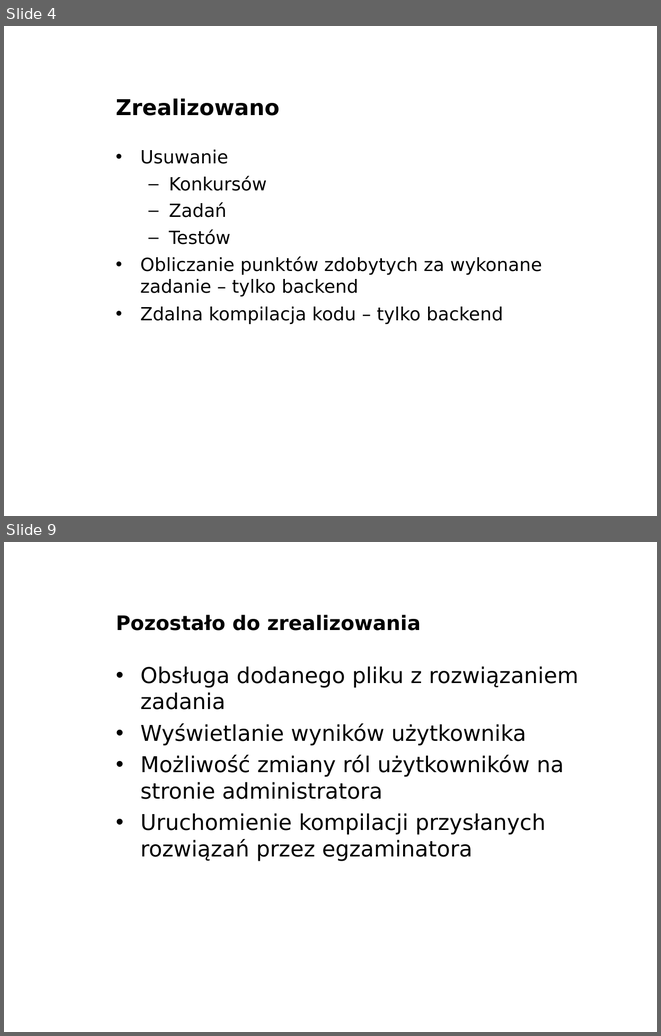
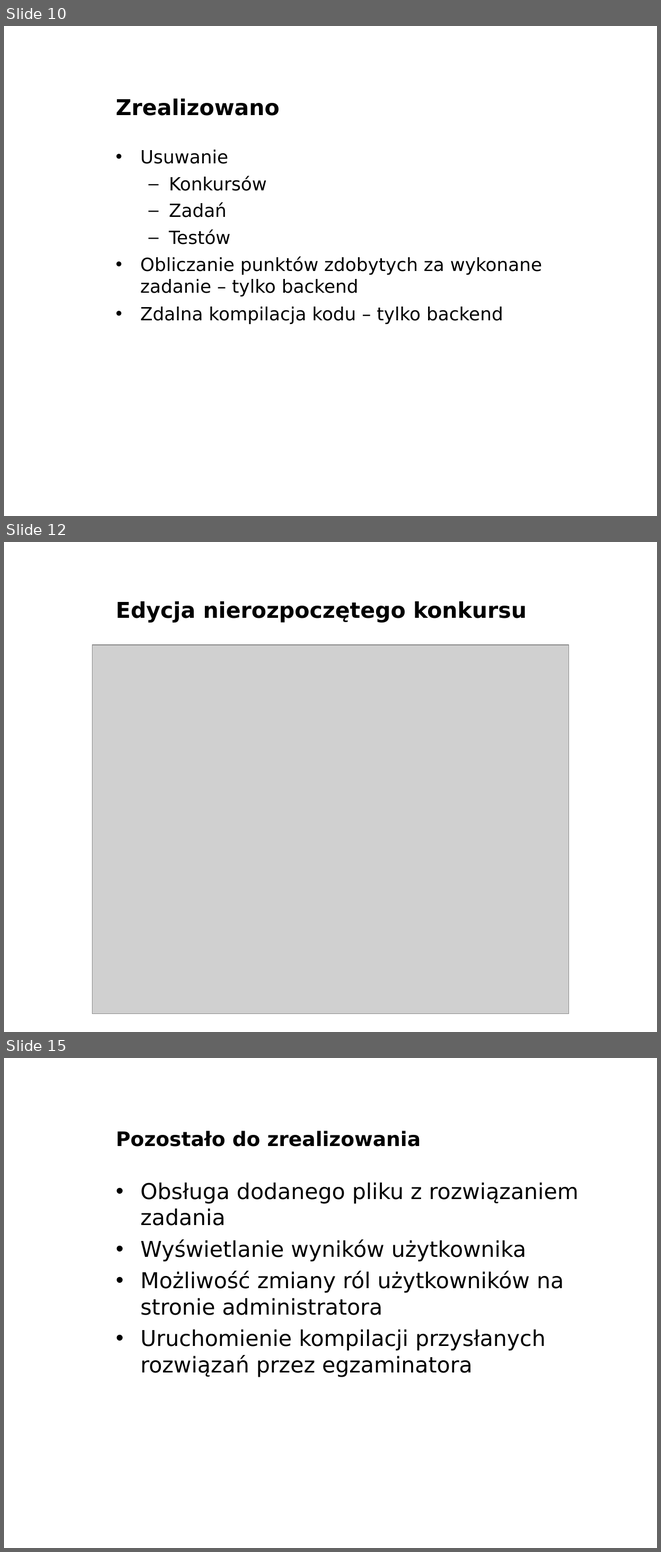
Before and after one commit to marax27/Algenic, a slide deck: docs/Presentation/AlgenicPresentation.odp. Shown one above the other, each under a label of ours: slides 4 and 9 before the commit, slides 10, 12 and 15 after it; the slides between them are not shown. The pictures are 661x1036 and 661x1552 pixels, drawn with LibreOffice and Linux fonts; fonts in the diff are those of the drawing; grey boxes stand for pictures; background and template pictures are left out. Boxes give left, top, right and bottom in pixels: in the first picture for what was removed or moved away, otherwise in the second. Text is boxed around its words. In the diff, an @@ line names an element or a change of style, - is before the commit and + after.

```diff
--- a/docs/Presentation/AlgenicPresentation.odp
+++ b/docs/Presentation/AlgenicPresentation.odp
@@ slide 12 added at bbox=[4, 542, 657, 1032], background picture (left out) @@
@@ title added at bbox=[116, 601, 527, 623], 24 pt, text #000000, bold @@
+Edycja nierozpoczętego konkursu
@@ picture added at bbox=[92, 644, 569, 1014] @@
@@ what was slide 4 is now slide 10 @@
@@ what was slide 9 is now slide 15 @@
```
Also in this commit, not shown: 9 other slides added, 4 slides removed, 3 other files.
